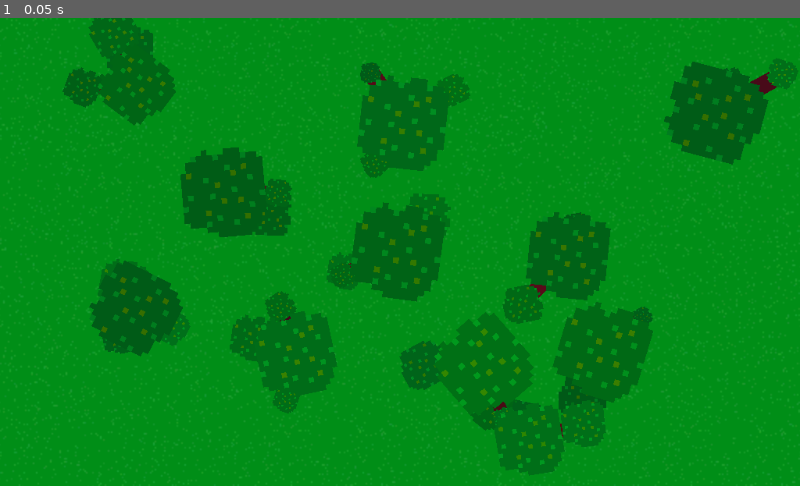
Above: before the commit, frame 1.
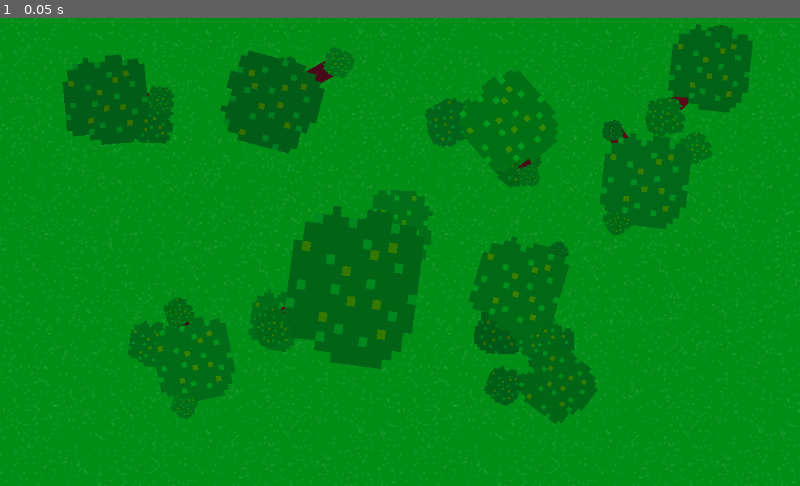
Above: after the commit, the same moment.

Repository: SametAhmetSahin/2D-Tree-Generator
Game: Godot game, scene res://src/demoWorld/World.tscn
The game is run twice, just before and just after one commit, with the same random seed, the same clock (stepped at 60 frames per second) and the same inputs. Before the commit the project starts from res://World.tscn.
Inputs:
- Up to frame 1 (0.05 s): no input

The runs differ from the first frame. In frame 1, 29% of the frame differs, in the area x 7-100%, y 0-98%.

Commit message:
File stucture has been arranged

Diff:
--- a/World.tscn
+++ /dev/null
@@ -1,59 +0,0 @@
-[gd_scene load_steps=3 format=2]
-
-[ext_resource path="res://Tree.tscn" type="PackedScene" id=1]
-[ext_resource path="res://noisegrasstexture.png" type="Texture" id=2]
-
-[node name="World" type="Node2D"]
-
-[node name="Camera2D" type="Camera2D" parent="."]
-current = true
-zoom = Vector2( 0.5, 0.5 )
-
-[node name="Tree" parent="." instance=ExtResource( 1 )]
-
-[node name="Tree2" parent="." instance=ExtResource( 1 )]
-position = Vector2( -111.118, -38.0976 )
-
-[node name="Tree3" parent="." instance=ExtResource( 1 )]
-position = Vector2( 202.394, -90.4819 )
-
-[node name="Tree4" parent="." instance=ExtResource( 1 )]
-position = Vector2( 54.9794, 71.9223 )
-
-[node name="Tree5" parent="." instance=ExtResource( 1 )]
-position = Vector2( 109.225, 2.70596 )
-
-[node name="Tree6" parent="." instance=ExtResource( 1 )]
-position = Vector2( 3.76976, -82.5854 )
-
-[node name="Tree7" parent="." instance=ExtResource( 1 )]
-position = Vector2( -167.87, -107.597 )
-
-[node name="Tree8" parent="." instance=ExtResource( 1 )]
-position = Vector2( 131.168, 64.2457 )
-
-[node name="Tree9" parent="." instance=ExtResource( 1 )]
-position = Vector2( -65.2302, 65.4146 )
-
-[node name="Tree10" parent="." instance=ExtResource( 1 )]
-position = Vector2( -168.87, 35.4027 )
-
-[node name="Tree11" parent="." instance=ExtResource( 1 )]
-position = Vector2( 84.1683, 120.246 )
-
-[node name="CanvasLayer" type="CanvasLayer" parent="."]
-layer = -1
-follow_viewport_enable = true
-
-[node name="TextureRect" type="TextureRect" parent="CanvasLayer"]
-show_behind_parent = true
-margin_left = -395.0
-margin_top = -269.0
-margin_right = 420.0
-margin_bottom = 332.0
-texture = ExtResource( 2 )
-expand = true
-stretch_mode = 2
-__meta__ = {
-"_edit_use_anchors_": false
-}
--- a/project.godot
+++ b/project.godot
@@ -11,7 +11,7 @@
 [application]
 
 config/name="2D Tree Generator"
-run/main_scene="res://World.tscn"
+run/main_scene="res://src/demoWorld/World.tscn"
 config/icon="res://icon.png"
 
 [physics]
--- a/BranchHead.tscn
+++ b/src/branches/BranchHead.tscn
@@ -1,6 +1,6 @@
 [gd_scene load_steps=2 format=2]
 
-[ext_resource path="res://branchhead.png" type="Texture" id=1]
+[ext_resource path="res://res/branchhead.png" type="Texture" id=1]
 
 [node name="BranchHead" type="Node2D"]
 z_as_relative = false
--- /dev/null
+++ b/src/demoWorld/World.tscn
@@ -0,0 +1,57 @@
+[gd_scene load_steps=3 format=2]
+
+[ext_resource path="res://res/noisegrasstexture.png" type="Texture" id=1]
+[ext_resource path="res://src/tree/Tree.tscn" type="PackedScene" id=2]
+
+[node name="World" type="Node2D"]
+
+[node name="Camera2D" type="Camera2D" parent="."]
+current = true
+zoom = Vector2( 0.5, 0.5 )
+
+[node name="CanvasLayer" type="CanvasLayer" parent="."]
+layer = -1
+follow_viewport_enable = true
+
+[node name="TextureRect" type="TextureRect" parent="CanvasLayer"]
+show_behind_parent = true
+margin_left = -395.0
+margin_top = -269.0
+margin_right = 420.0
+margin_bottom = 332.0
+texture = ExtResource( 1 )
+expand = true
+stretch_mode = 2
+__meta__ = {
+"_edit_use_anchors_": false
+}
+
+[node name="Trees" type="Node2D" parent="."]
+
+[node name="Tree" parent="Trees" instance=ExtResource( 2 )]
+position = Vector2( -27.3723, 22.653 )
+scale = Vector2( 1.65977, 1.46658 )
+
+[node name="Tree2" parent="Trees" instance=ExtResource( 2 )]
+position = Vector2( -186.465, -97.4706 )
+
+[node name="Tree3" parent="Trees" instance=ExtResource( 2 )]
+position = Vector2( -81.5786, -97.4706 )
+
+[node name="Tree4" parent="Trees" instance=ExtResource( 2 )]
+position = Vector2( 70.9841, -83.6976 )
+
+[node name="Tree5" parent="Trees" instance=ExtResource( 2 )]
+position = Vector2( 200.239, -117.6 )
+
+[node name="Tree6" parent="Trees" instance=ExtResource( 2 )]
+position = Vector2( 158.919, -45.5569 )
+
+[node name="Tree7" parent="Trees" instance=ExtResource( 2 )]
+position = Vector2( 101.708, 83.8056 )
+
+[node name="Tree8" parent="Trees" instance=ExtResource( 2 )]
+position = Vector2( 77.3408, 22.3568 )
+
+[node name="Tree9" parent="Trees" instance=ExtResource( 2 )]
+position = Vector2( -130.314, 68.9731 )
--- a/Tree.gd
+++ b/src/tree/Tree.gd
@@ -2,8 +2,8 @@
 
 export (int, 0, 100) var branch_amount = 3
 
-onready var branch_head = preload("res://BranchHead.tscn")
-onready var branch_line = preload("res://BranchLine.tscn")
+onready var branch_head = preload("res://src/branches/BranchHead.tscn")
+onready var branch_line = preload("res://src/branches/BranchLine.tscn")
 
 # Max spread range of branches
 
--- a/Tree.tscn
+++ b/src/tree/Tree.tscn
@@ -1,7 +1,7 @@
 [gd_scene load_steps=3 format=2]
 
-[ext_resource path="res://Tree.gd" type="Script" id=1]
-[ext_resource path="res://branchhead.png" type="Texture" id=2]
+[ext_resource path="res://src/tree/Tree.gd" type="Script" id=1]
+[ext_resource path="res://res/branchhead.png" type="Texture" id=2]
 
 [node name="Tree" type="Node2D"]
 script = ExtResource( 1 )
Renamed: branchhead.png -> res/branchhead.png
Not shown, changed: res/branchhead.png.import
Renamed: noisegrasstexture.png -> res/noisegrasstexture.png
Not shown, changed: res/noisegrasstexture.png.import
Renamed: BranchLine.tscn -> src/branches/BranchLine.tscn
